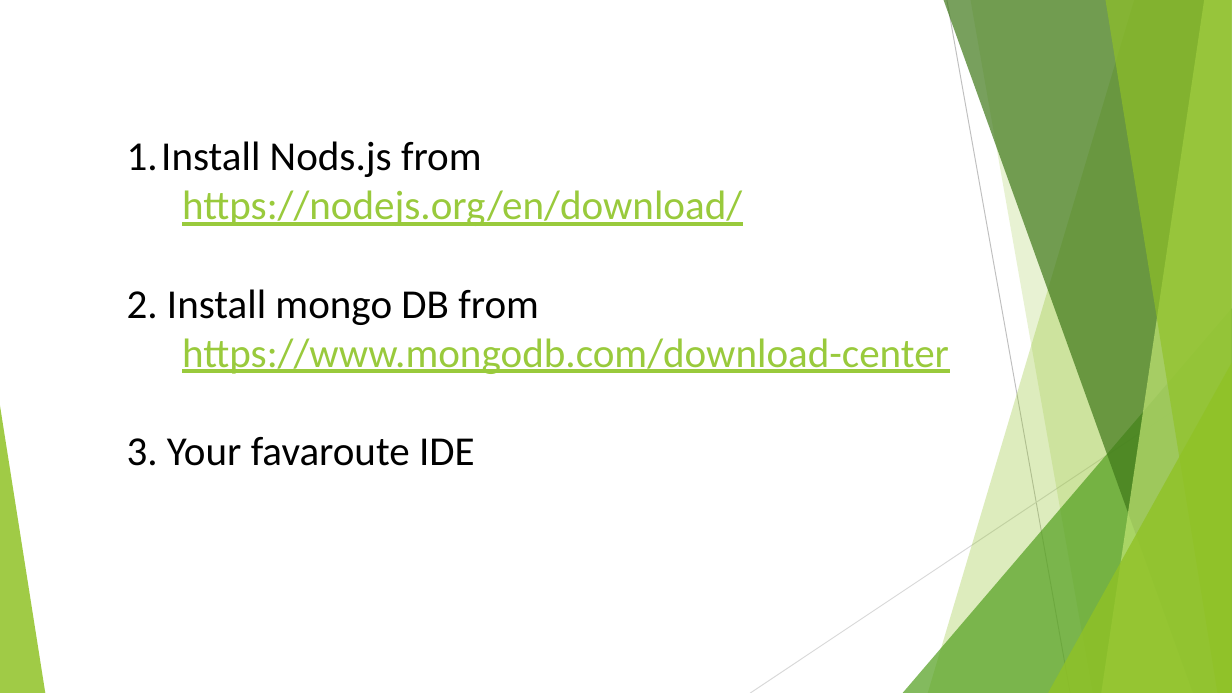
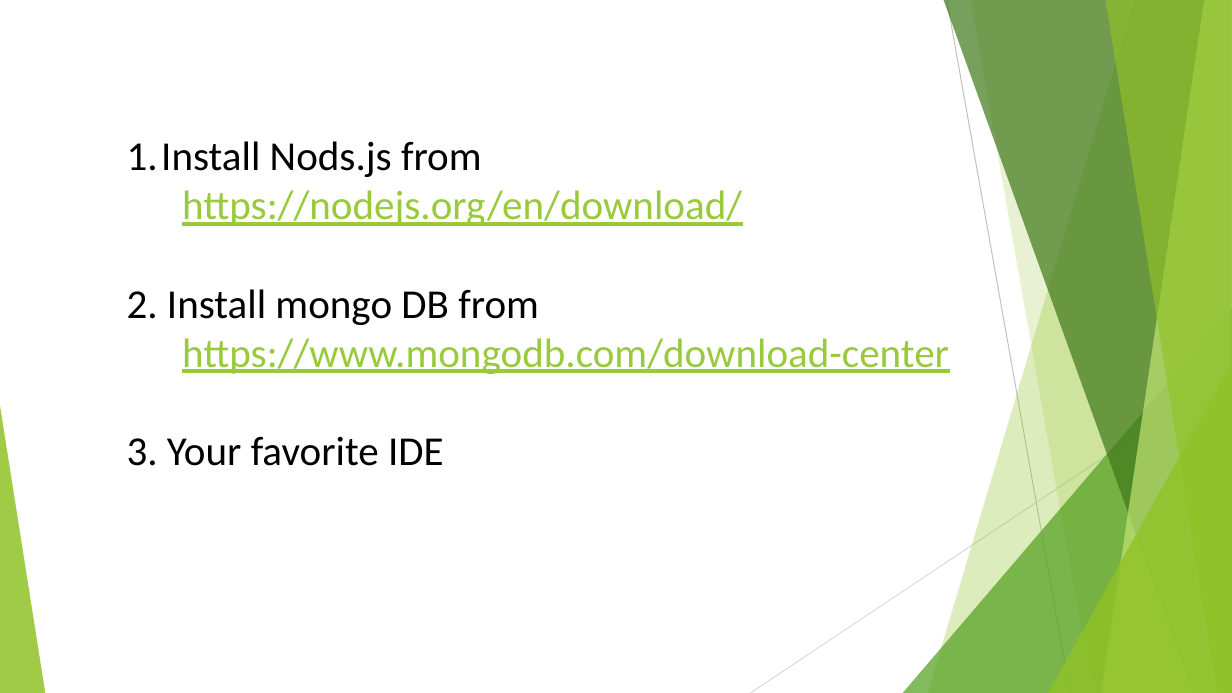
Before and after one commit to byteridge/GarageInternship2020, a slide deck: slide 9 of node-sravani.pptx. Drawn at 1232x693 pixels with LibreOffice and Linux fonts; fonts in the diff are those of the drawing. Boxes give left, top, right and bottom in pixels: in the first picture for what was removed or moved away, otherwise in the second. Text is boxed around its words. In the diff, an @@ line names an element or a change of style, - is before the commit and + after.

```diff
--- a/node-sravani.pptx
+++ b/node-sravani.pptx
@@ text at <box>127,436,444,466</box>: text changed @@
-3. Your favaroute IDE
+3. Your favorite IDE
```
Also in this commit, not shown: 2 other slides changed, 11 other files.
